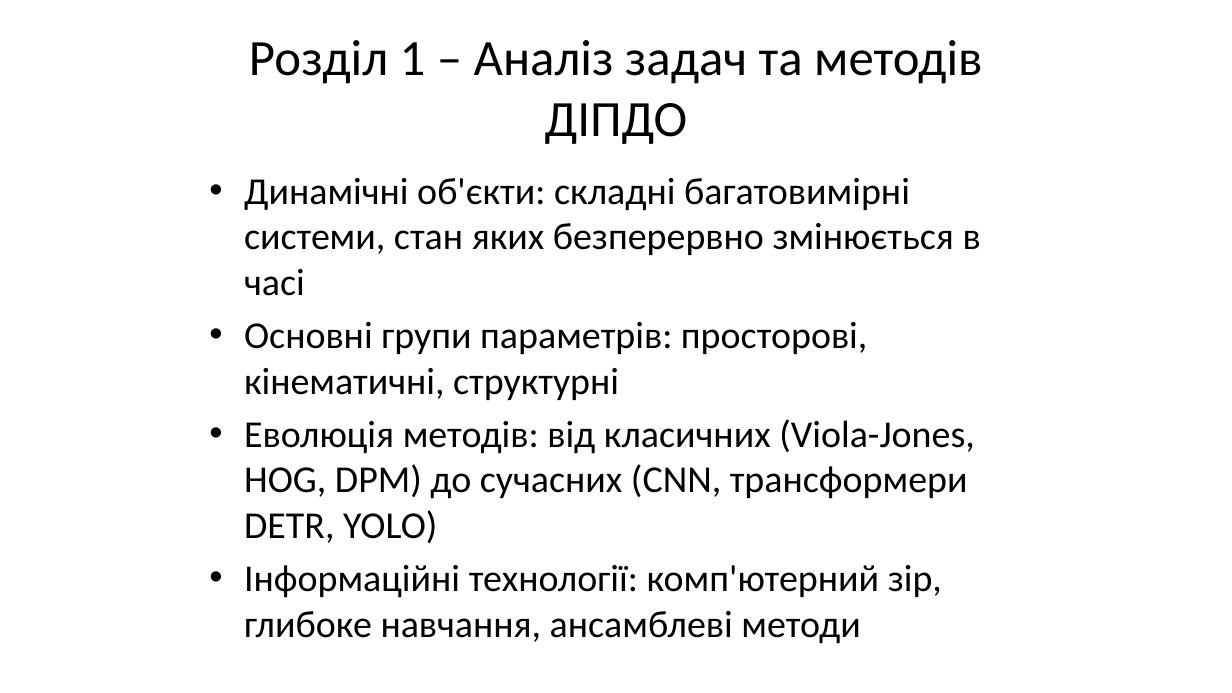
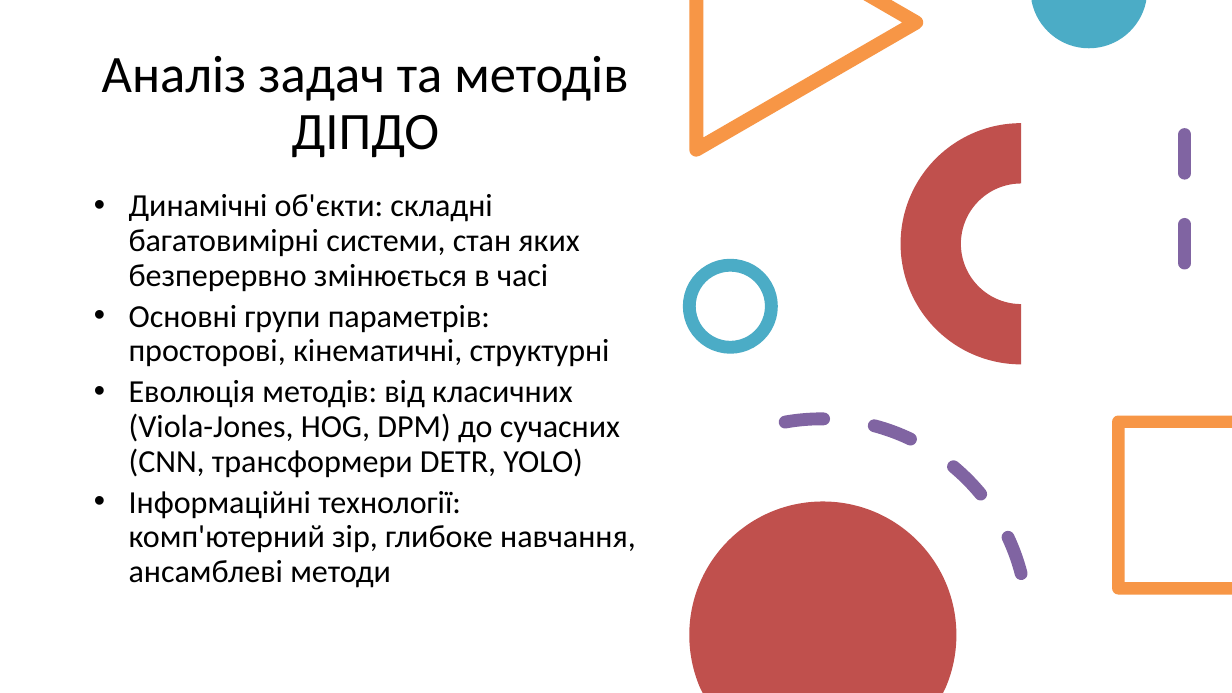
Before and after one commit to ly0wenka/dis_f, a slide deck: slide 9 of dissertation_Kondratov_full_37slides.pptx. Drawn at 1232x693 pixels with LibreOffice and Linux fonts; fonts in the diff are those of the drawing. Boxes give left, top, right and bottom in pixels: in the first picture for what was removed or moved away, otherwise in the second. Text is boxed around its words. In the diff, an @@ line names an element or a change of style, - is before the commit and + after.

```diff
--- a/dissertation_Kondratov_full_37slides.pptx
+++ b/dissertation_Kondratov_full_37slides.pptx
@@ freeform shape added at [689,0,923,157], fill #F79646 @@
@@ freeform shape added at [1031,0,1146,48], fill #4BACC6 @@
@@ title at [102,56,628,158]: text changed; size 39.6 to 41 pt @@
-Розділ 1 – Аналіз задач та методів ДІПДО
+Аналіз задач та методів ДІПДО
@@ arch (boxed as its full ring) added at [901,123,1142,364], fill #C0504D @@
@@ line added from (1185, 135) to (1185, 296), #8064A2 10 pt dashed @@
@@ text "Динамічні об'єкти: складні багатовимірні системи, ...": place and size @@
-text "Динамічні об'єкти: складні багатовимірні системи, ..." at [244,178,981,638]
+text "Динамічні об'єкти: складні багатовимірні системи, ..." at [129,194,636,588]
@@ text "Динамічні об'єкти: складні багатовимірні системи, ..." at [129,194,636,588]: size 29.6 to 25 pt; line spacing 1 to 0.9 @@
@@ ellipse added at [689,265,772,348], outline #4BACC6 10 pt @@
@@ arc (boxed as its full ellipse) added at [583,386,1062,693], outline #8064A2 10 pt dashed @@
@@ freeform shape added at [1113,416,1232,595], fill #F79646 @@
@@ freeform shape added at [689,502,957,693], fill #C0504D @@
```
Also in this commit, not shown: 36 other slides changed, 1 other file.
